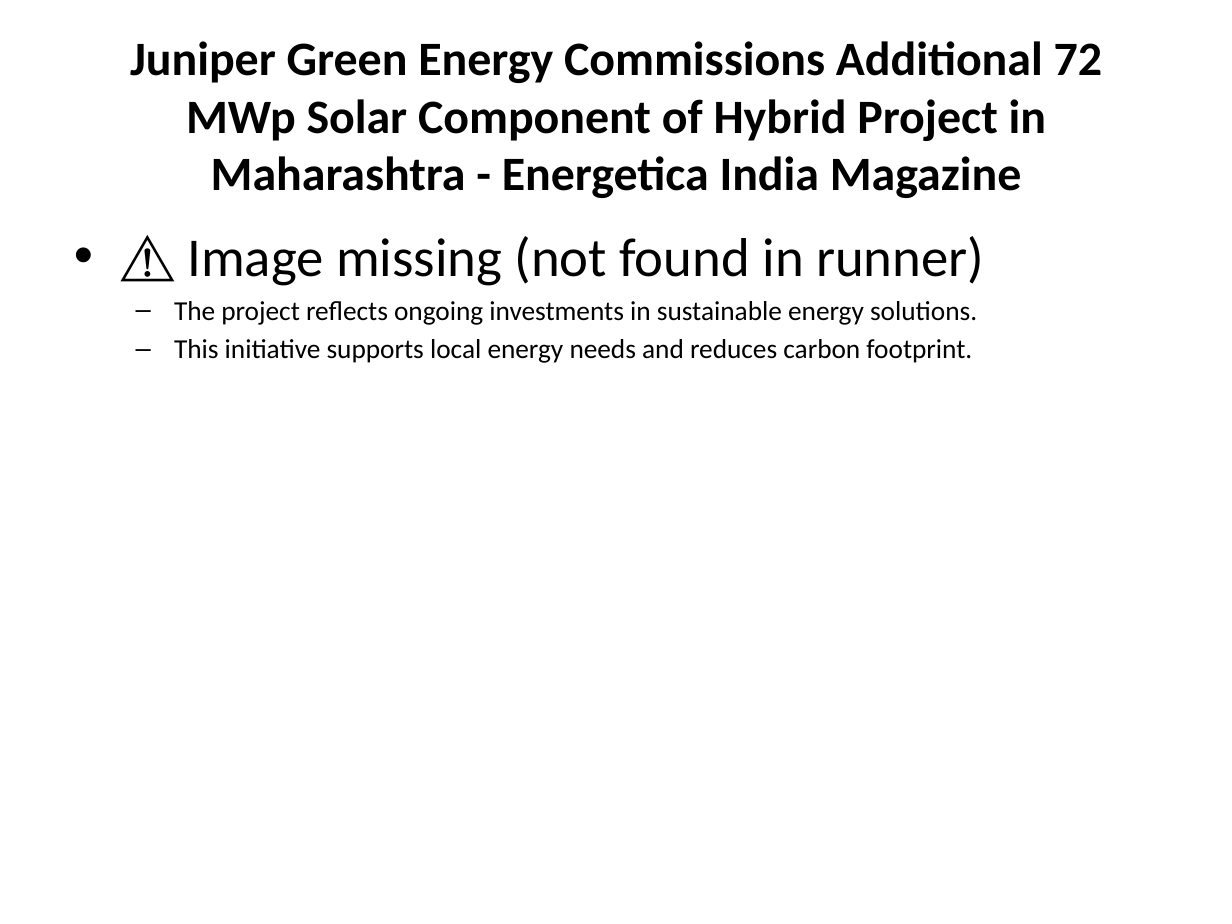
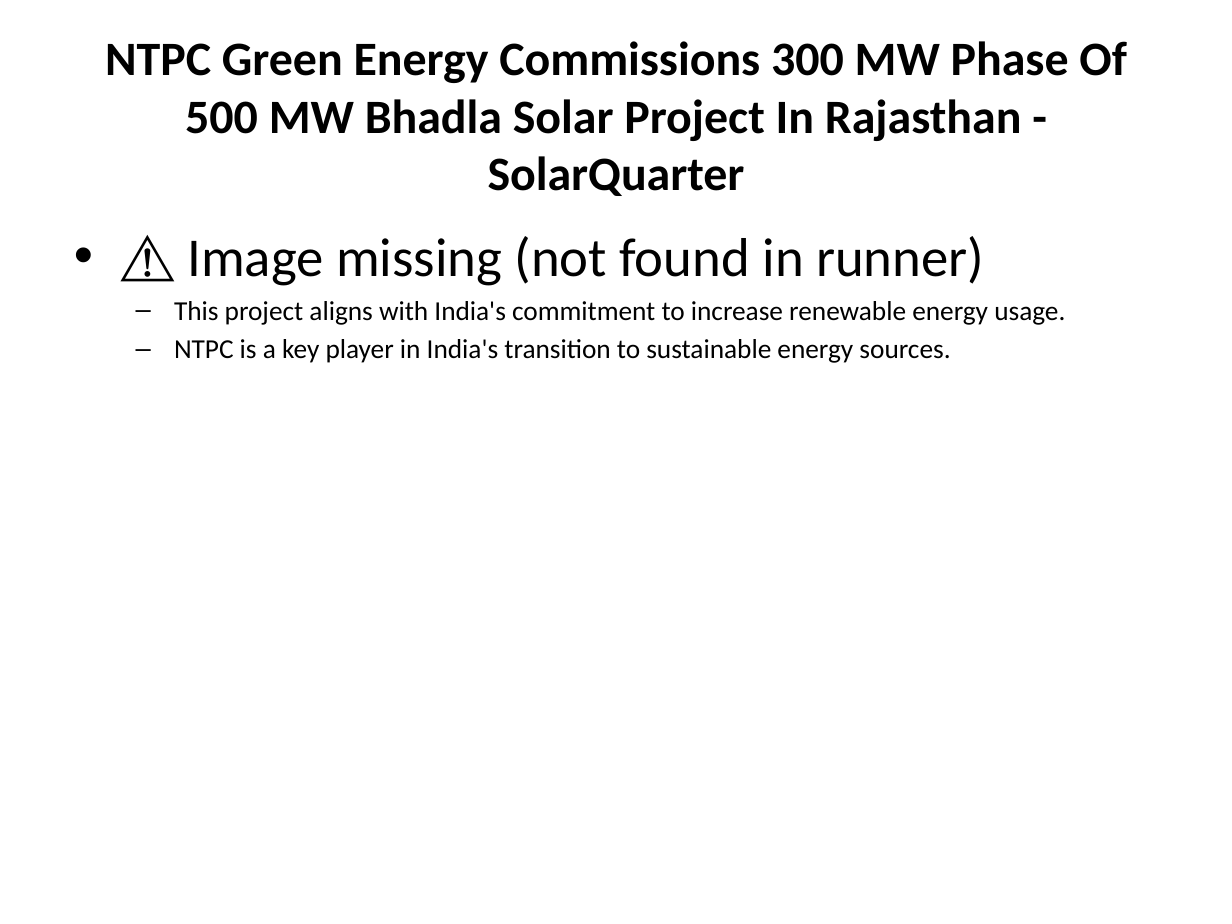
Before and after one commit to gauravsiemens1988/Linkedin-AI-Agent_Personal, a slide deck: slide 5 of drafts/linkedin_carousel.pptx. Drawn at 1232x924 pixels with LibreOffice and Linux fonts; fonts in the diff are those of the drawing. Boxes give left, top, right and bottom in pixels: in the first picture for what was removed or moved away, otherwise in the second. Text is boxed around its words. In the diff, an @@ line names an element or a change of style, - is before the commit and + after.

```diff
--- a/drafts/linkedin_carousel.pptx
+++ b/drafts/linkedin_carousel.pptx
@@ title at (105,41,1126,196): text changed @@
-Juniper Green Energy Commissions Additional 72 MWp Solar Component of Hybrid Project in Maharashtra - Energetica India Magazine
+NTPC Green Energy Commissions 300 MW Phase Of 500 MW Bhadla Solar Project In Rajasthan - SolarQuarter
@@ text at (174,301,1065,363): text changed @@
-  – The project reflects ongoing investments in sustainable energy solutions.
-  – This initiative supports local energy needs and reduces carbon footprint.
+  – This project aligns with India's commitment to increase renewable energy usage.
+  – NTPC is a key player in India's transition to sustainable energy sources.
```
Also in this commit, not shown: 5 other slides changed, 1 other file.
